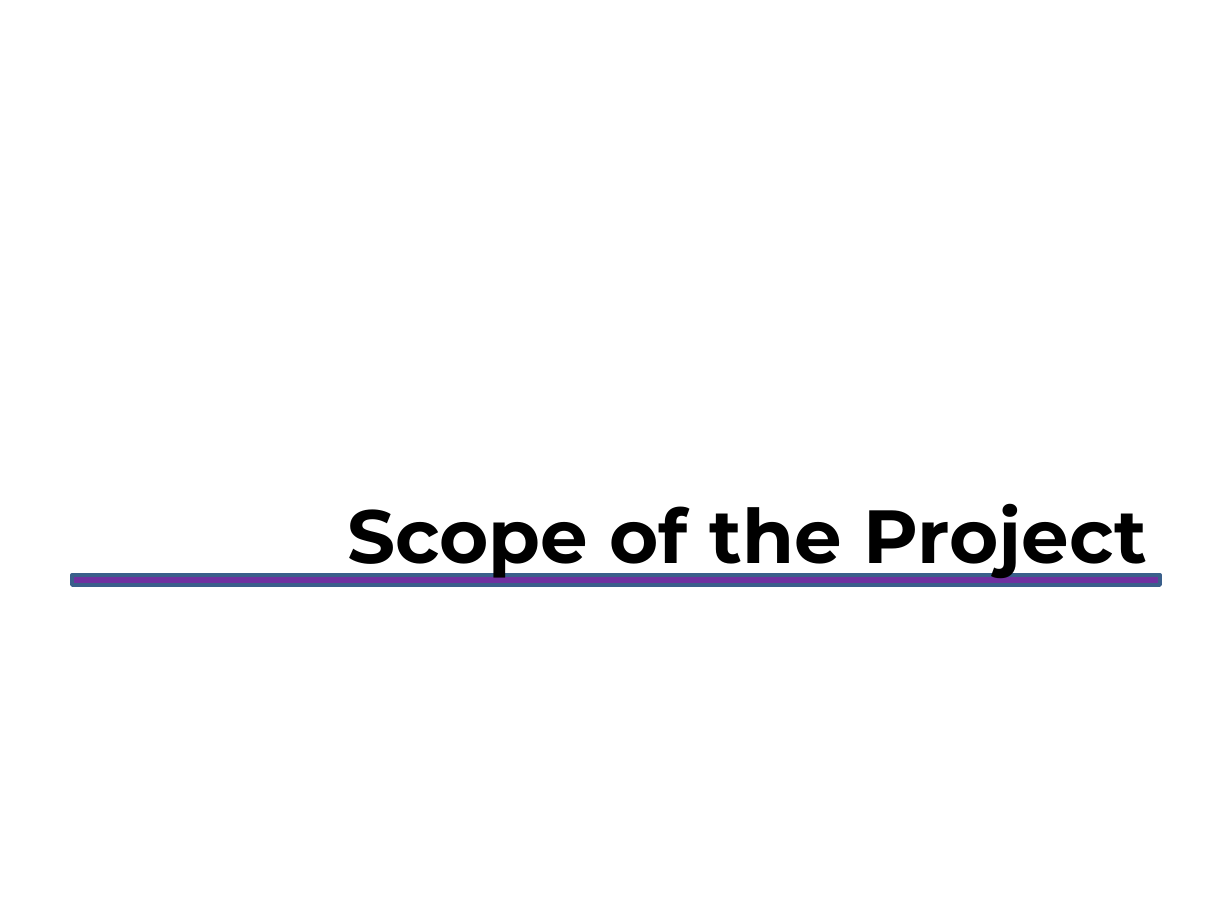
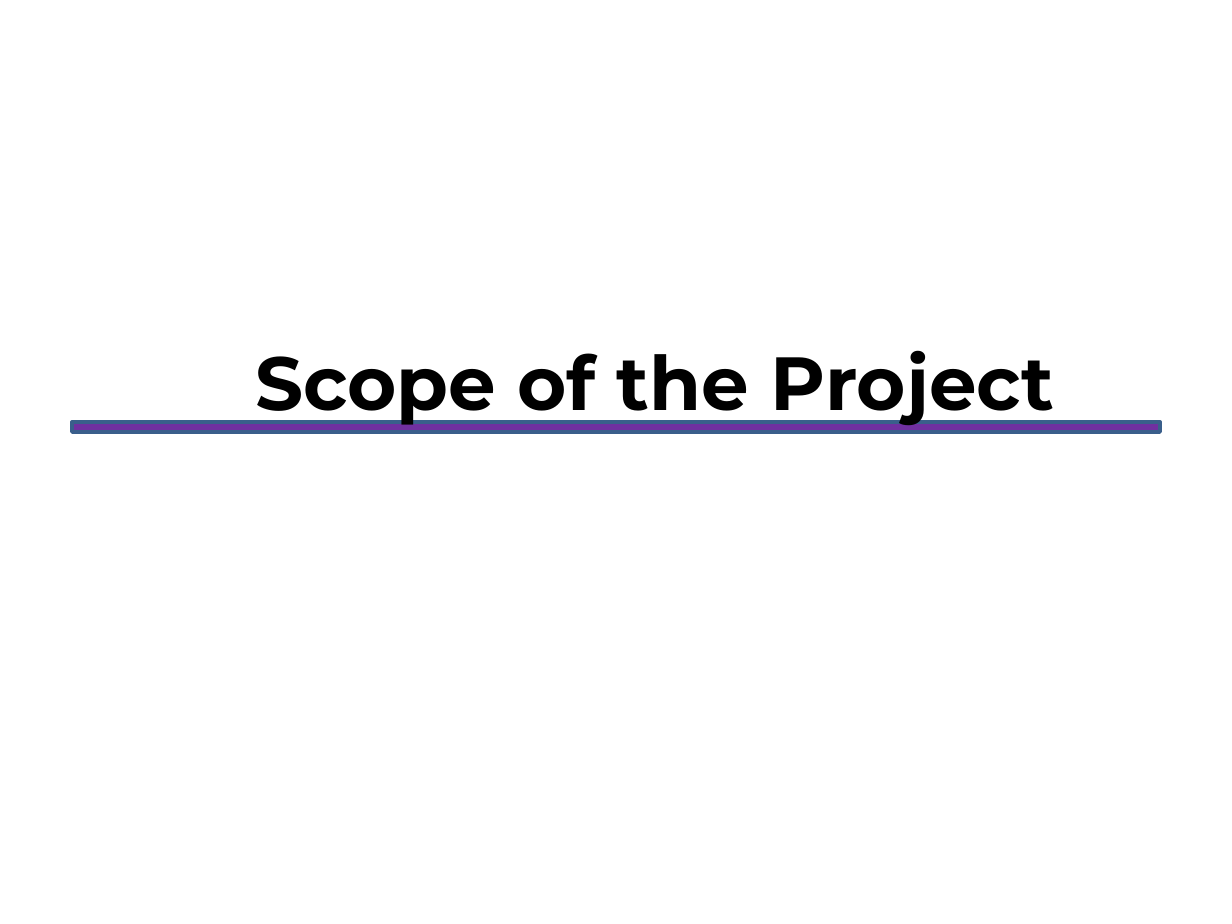
Before and after one commit to GodVilan/MERN-Based-Placement-Management-Portal-, a slide deck: slide 11 of MajorProjectPPTPhase1.pptx. Drawn at 1232x924 pixels with LibreOffice and Linux fonts; fonts in the diff are those of the drawing. Boxes give left, top, right and bottom in pixels: in the first picture for what was removed or moved away, otherwise in the second. Text is boxed around its words. In the diff, an @@ line names an element or a change of style, - is before the commit and + after.

```diff
--- a/MajorProjectPPTPhase1.pptx
+++ b/MajorProjectPPTPhase1.pptx
@@ text "Scope of the Project": place and size @@
-text "Scope of the Project" at bbox=[347, 503, 1147, 581]
+text "Scope of the Project" at bbox=[255, 350, 1055, 428]
@@ rectangle: place and size @@
-rectangle at bbox=[71, 575, 1159, 585]
+rectangle at bbox=[71, 421, 1159, 431]
```
Also in this commit, not shown: 6 other slides changed.
